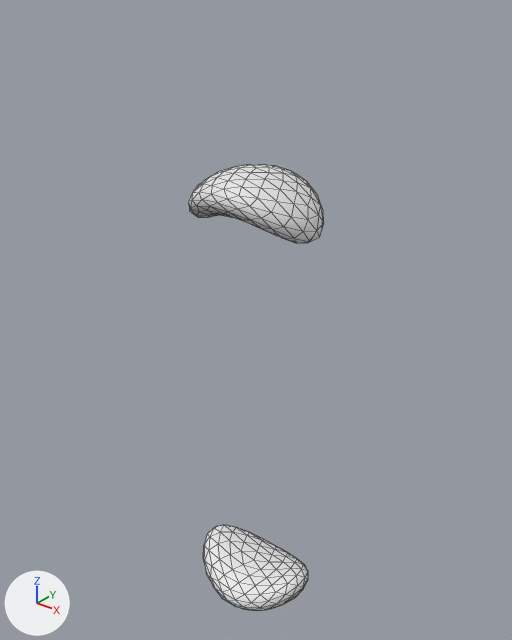
The FBX model Projets_perso/Assets/RuinedKing/Art_VFX/SM_Beans.fbx: old version first, new version second.
Rendered twice from a 50 mm lens placed at (1.003, -1.244, 1.034), pointed at (-0.022, 0.038, 0.239). The axes (+X, +Y, +Z) are drawn at lower left. The lights are the same throughout. Mesh edges are drawn as thin lines. Where no turn or scale is listed for an object, it has been applied to the vertices.

Names of what the first picture shows: 'GeoSphere005'.
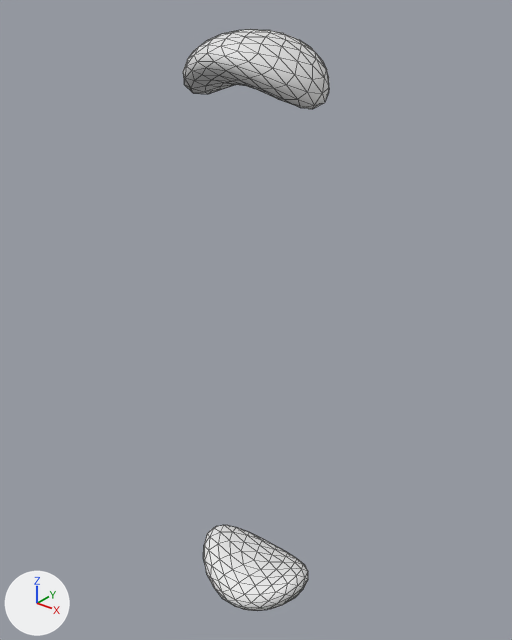
The newer file is also rescaled (x0.799), turned or shifted as a whole; pictures and numbers use the older file's frame.

Boxes [x1, y1, x2, y2] around the edits, measured in the pictures (512 x 640 px; the box of a moved part takes in the faces that stretch with it):
'GeoSphere005', reshaped (7% wider, 30% taller)
    before: [188, 164, 324, 611]
    after: [183, 29, 329, 611]
part 1 of me_mesh, moved or reshaped
    before: [188, 164, 324, 243]
    after: [183, 29, 329, 109]

What the commit changed:
me_mesh has 324 vertices, 640 faces and spans x -0.171..0.179, y -0.128..0.128, z -0.644..0.644.
me_mesh is used by ob_geosphere005; location (0.0, 0.0, 0.0).
me_mesh part 1: the loose piece of 162 vertices spanning x -0.171..0.179, y -0.128..0.128, z 0.498..0.644 is moved by (0.0, 0.0, 0.289).
